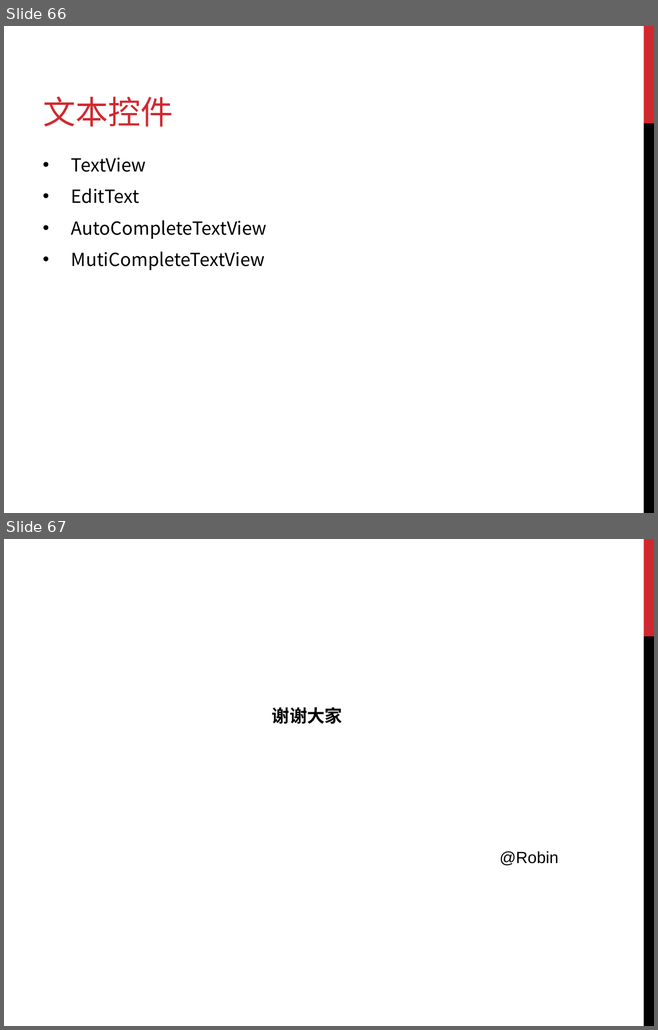
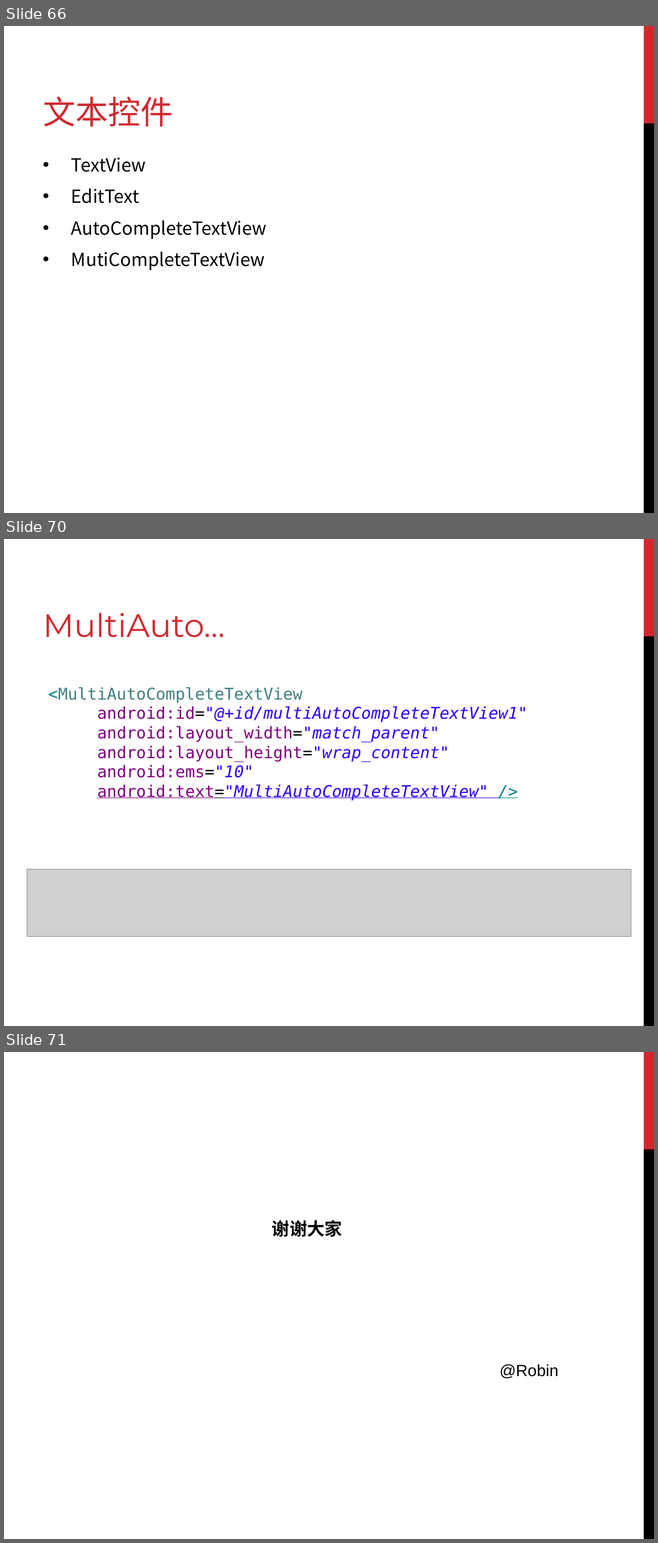
Before and after one commit to donner/training, a slide deck: Android/Android培训.ppt. Shown one above the other, each under a label of ours: slides 66 and 67 before the commit, slides 66, 70 and 71 after it; the slides between them are not shown. The pictures are 658x1030 and 658x1543 pixels, drawn with LibreOffice and Linux fonts; fonts in the diff are those of the drawing; grey boxes stand for pictures. Boxes give left, top, right and bottom in pixels: in the first picture for what was removed or moved away, otherwise in the second. Text is boxed around its words. In the diff, an @@ line names an element or a change of style, - is before the commit and + after.

```diff
--- a/Android/Android培训.ppt
+++ b/Android/Android培训.ppt
@@ slide 70 added at bbox=[4, 539, 654, 1026], background #FFFFFF; not listed: 2 template elements that a slide beside it also shows @@
@@ title added at bbox=[43, 613, 224, 638], 36 pt, text #D1282E @@
+MultiAuto…
@@ text added at bbox=[48, 687, 528, 801], 18 pt, text #2A00FF @@
+<MultiAutoCompleteTextView
+android:id="@+id/multiAutoCompleteTextView1"
+android:layout_width="match_parent"
+android:layout_height="wrap_content"
+android:ems="10"
+android:text="MultiAutoCompleteTextView" />
@@ picture added at bbox=[27, 870, 630, 936] @@
@@ what was slide 67 is now slide 71 @@
```
Also in this commit, not shown: 1 slide changed, 3 other slides added, 14 other files.
